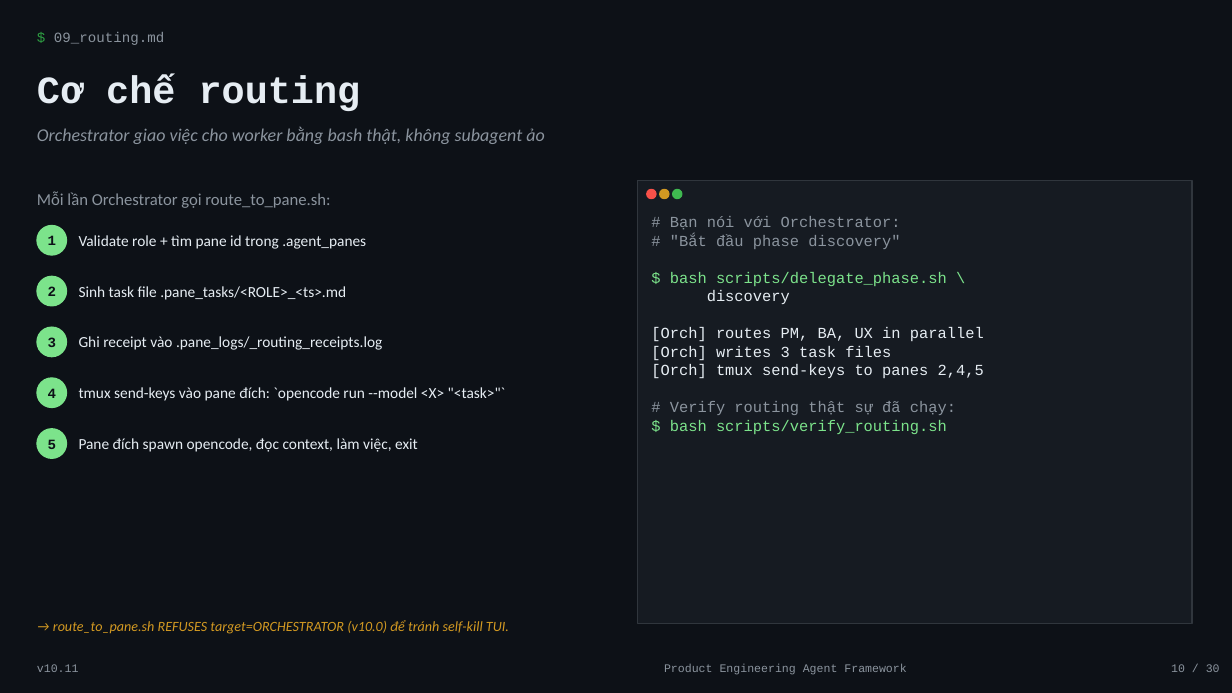
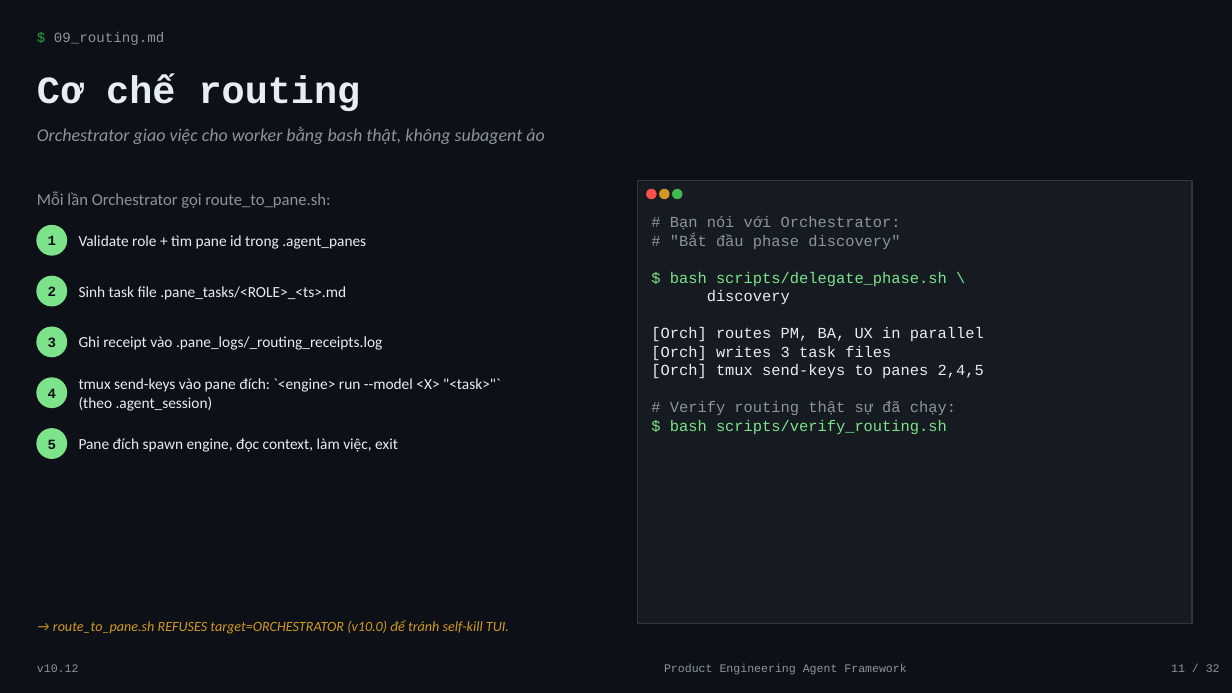
Before and after one commit to minhtuan-labs/learning-vault, a slide deck: slide 11 of frameworks/product-engineering-template/Framework_Introduction.pptx (slide 10 before the commit). Drawn at 1232x693 pixels with LibreOffice and Linux fonts; fonts in the diff are those of the drawing. Boxes give left, top, right and bottom in pixels: in the first picture for what was removed or moved away, otherwise in the second. Text is boxed around its words. In the diff, an @@ line names an element or a change of style, - is before the commit and + after.

Commit message:
Update product-engineering-template to v10.12

```diff
--- a/frameworks/product-engineering-template/Framework_Introduction.pptx
+++ b/frameworks/product-engineering-template/Framework_Introduction.pptx
@@ text at [79,378,500,411]: text changed @@
-tmux send-keys vào pane đích: `opencode run --model <X> "<task>"`
+tmux send-keys vào pane đích: `<engine> run --model <X> "<task>"` (theo .agent_session)
@@ text at [79,438,398,452]: text changed @@
-Pane đích spawn opencode, đọc context, làm việc, exit
+Pane đích spawn engine, đọc context, làm việc, exit
@@ text at [37,664,79,672]: text changed @@
-v10.11
+v10.12
@@ text at [1171,664,1220,672]: text changed @@
-10 / 30
+11 / 32
```
Also in this commit, not shown: 29 other slides changed, 2 slides added, 27 other files.
